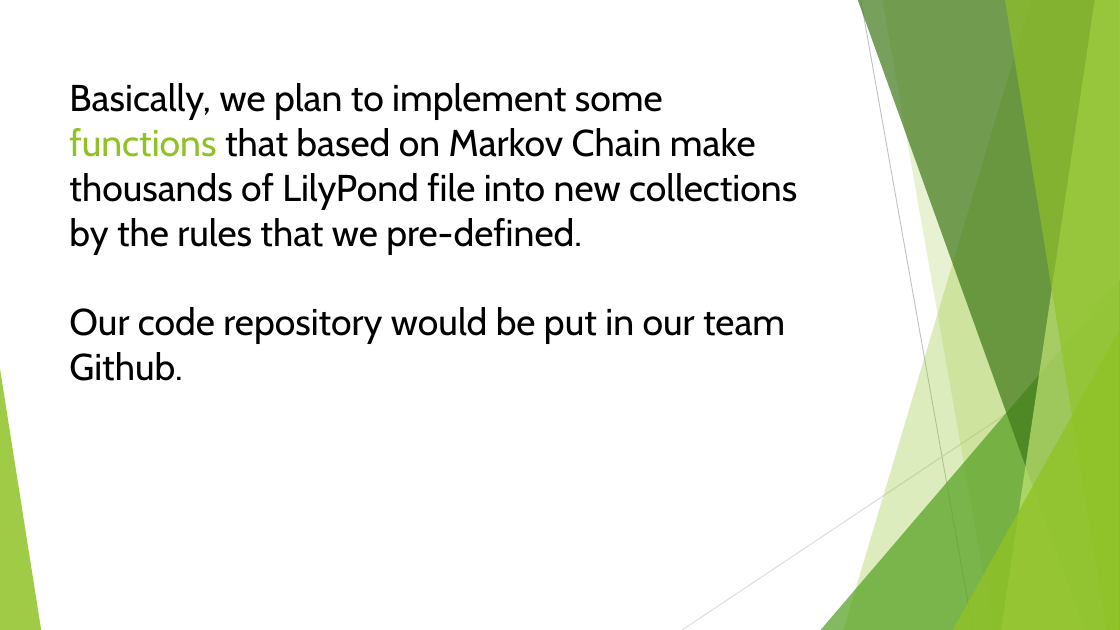
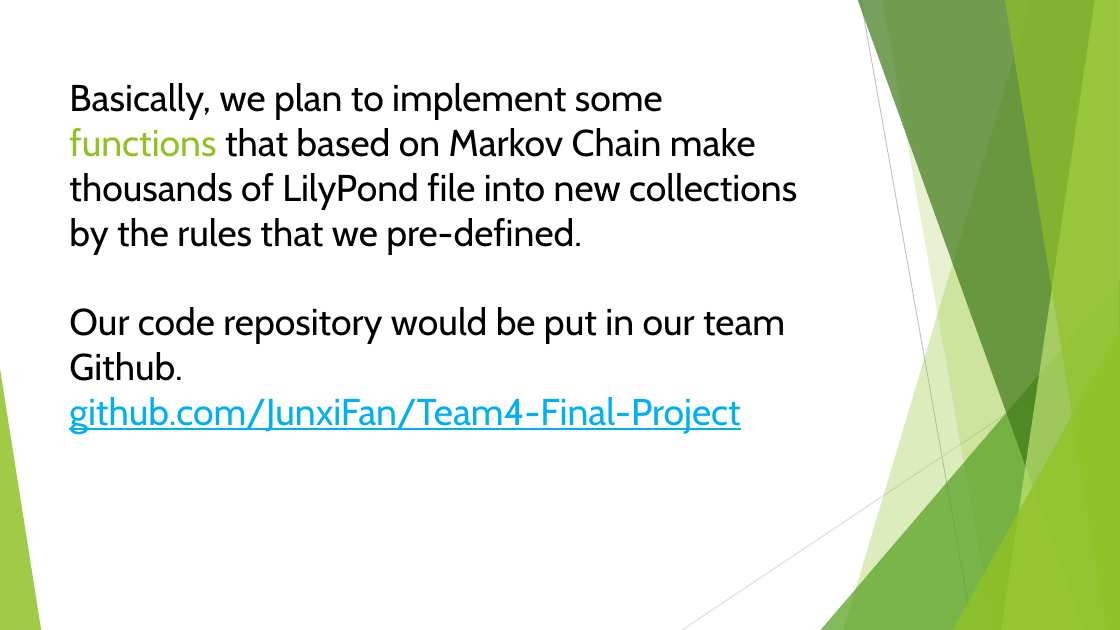
Before and after one commit to yingy4/Team4-Final-Project, a slide deck: slide 6 of smart music composer.pptx. Drawn at 1120x630 pixels with LibreOffice and Linux fonts; fonts in the diff are those of the drawing. Boxes give left, top, right and bottom in pixels: in the first picture for what was removed or moved away, otherwise in the second. Text is boxed around its words. In the diff, an @@ line names an element or a change of style, - is before the commit and + after.

```diff
--- a/smart music composer.pptx
+++ b/smart music composer.pptx
@@ title at box(69, 83, 797, 433): text changed @@
-Basically, we plan to implement some functions that based on Markov Chain make thousands of LilyPond file into new collections by the rules that we pre-defined.
-Our code repository would be put in our team Github.
+Basically, we plan to implement some functions that based on Markov Chain make thousands of LilyPond file into new collections by the rules that we pre-defined.
+Our code repository would be put in our team Github.
+github.com/JunxiFan/Team4-Final-Project
```
Also in this commit, not shown: 6 other slides changed, 1 other file.
